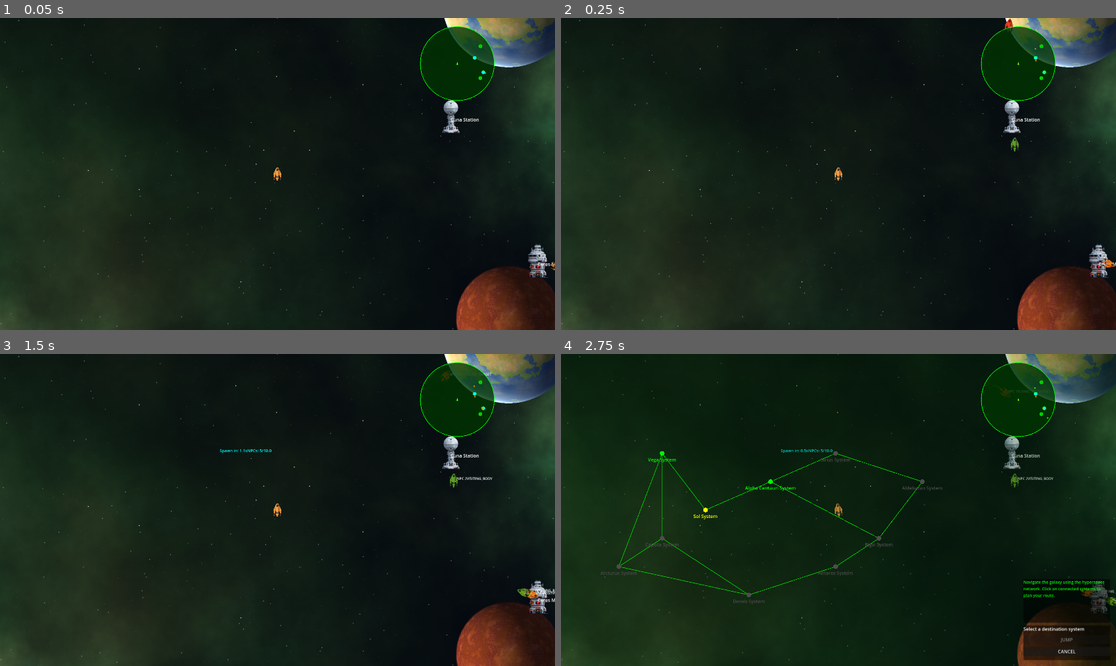
Above: before the commit, frames 1-4 (two rows, left to right).
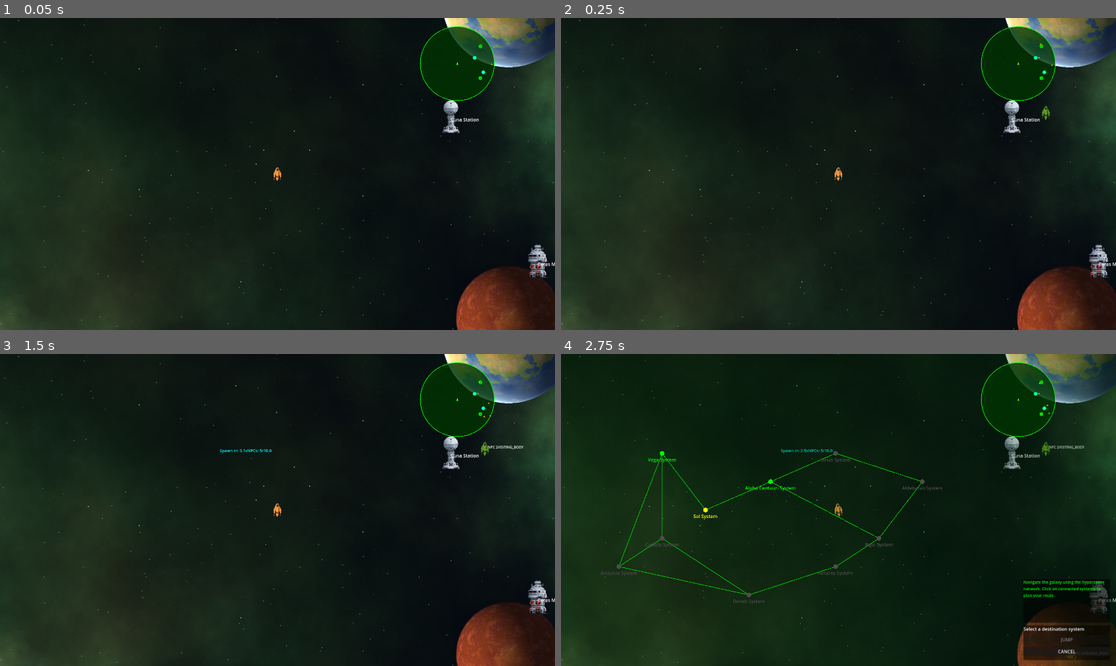
Above: after the commit, the same moments.

Repository: krets/GN_Prototype
Game: Godot game, scene res://scenes/Main.tscn
The game is run twice, just before and just after one commit, with the same random seed, the same clock (stepped at 60 frames per second) and the same inputs.
Inputs (mouse positions are in pixels of both pictures, inside the frame that each line leads up to):
- Up to frame 1 (0.05 s): no input
- Up to frame 2 (0.25 s): no input
- Up to frame 3 (1.5 s): tap Enter (ui_accept) at 0.5, 0.77 s; move the mouse to (399, 494) at 0.52 s; hold Right (turn_right) 0.53-1.25 s; hold H (hyperspace) 0.53-1.25 s; click (399, 494) at 0.67 s; click "CANCEL" at 1.25 s
- Up to frame 4 (2.75 s): move the mouse to (727, 525) at 2.02 s; hold Left (turn_left) from 2.03 s (still down); tap H (hyperspace) at 2.1 s; tap Enter (ui_accept) at 2.27 s

The runs differ from the first frame. In frame 1, less than 0.1% of the frame differs, in the area x 87-100%, y 14-81%; in frame 2, 0.2%; in frame 3, 0.4%, in the area x 43-100%, y 5-79%; in frame 4, 0.3%.

Commit message:
More reliable spawning
There is still something going wrong with the NPCs sawning at the origin especially when large amounts of NPCs are being generated. For fun, try chaning Max_NPCs in the JSON file to 1000 or higher.

Diff:
--- a/data/universe.json
+++ b/data/universe.json
@@ -7,7 +7,7 @@
 	  "background": "res://backgrounds/sol_nebula.png",
 	  "connections": ["alpha_centauri", "vega_system"],
 	  "traffic": {
-		"spawn_frequency": 1.0,
+		"spawn_frequency": 3.0,
 		"max_npcs": 10,
 		"spawn_frequency_variance": 3.0,
 		"npc_config": {
--- a/scripts/NPCShip.gd
+++ b/scripts/NPCShip.gd
@@ -84,9 +84,9 @@
 
 func randomize_ship_stats():
 	"""Add some variety to ship performance"""
-	thrust_modifier = randf_range(0.8, 1.2)
-	turn_rate_modifier = randf_range(0.8, 1.2)
-	visit_duration = randf_range(8.0, 20.0)  # Increased visit duration
+	thrust_modifier = randf_range(0.6, 1.2)
+	turn_rate_modifier = randf_range(0.6, 1.2)
+	visit_duration = randf_range(4.0, 10.0)  # Increased visit duration
 
 	# Apply modifiers
 	thrust_power *= thrust_modifier
--- a/scripts/TrafficManager.gd
+++ b/scripts/TrafficManager.gd
@@ -169,9 +169,12 @@
 		spawn_npc_mid_system(npc_ship)
 		return
 
-	# Position near the celestial body
+	# Position near the celestial body (but not exactly on it)
 	var body_pos = celestial_body.global_position
-	var offset = Vector2(randf_range(-100, 100), randf_range(-100, 100))
+	var offset_distance = randf_range(80, 150)  # Distance from the body
+	var offset_angle = randf() * TAU
+	var offset = Vector2.from_angle(offset_angle) * offset_distance
+
 	npc_ship.global_position = body_pos + offset
 	npc_ship.linear_velocity = Vector2.ZERO
 
@@ -190,12 +193,24 @@
 	# Position somewhere between system edge and the celestial body
 	var body_pos = celestial_body.global_position
 	var system_center = Vector2.ZERO
+
+	# Avoid spawning too close to system center
 	var direction_to_body = (body_pos - system_center).normalized()
-
-	# Random distance along the path
-	var distance_factor = randf_range(0.3, 0.8)
-	var planet_distance = 2000 * distance_factor
-	npc_ship.global_position = system_center + direction_to_body * planet_distance
+	var min_distance_from_center = 800.0  # Minimum distance from center
+
+	# Random distance along the path, but not too close to center
+	var distance_factor = randf_range(0.4, 0.8)  # Increased minimum from 0.3
+	var planet_distance = max(min_distance_from_center, 2000 * distance_factor)
+
+	# Calculate spawn position
+	var spawn_pos = system_center + direction_to_body * planet_distance
+
+	# Add some perpendicular offset to avoid straight lines
+	var perpendicular = Vector2(-direction_to_body.y, direction_to_body.x)
+	var side_offset = randf_range(-400, 400)
+	spawn_pos += perpendicular * side_offset
+
+	npc_ship.global_position = spawn_pos
 
 	# Set velocity toward the planet
 	var travel_speed = randf_range(200, 300)
@@ -213,11 +228,17 @@
 	var system_center = Vector2.ZERO
 	var exit_direction = Vector2(randf_range(-1, 1), randf_range(-1, 1)).normalized()
 
-	# Position somewhere in mid-system
-	var exit_distance = randf_range(800, 1500)
-	npc_ship.global_position = system_center + Vector2(randf_range(-exit_distance, exit_distance), randf_range(-exit_distance, exit_distance))
-
-	# Set velocity toward exit
+	# Position somewhere in mid-system, but avoid center
+	var min_distance = 600.0  # Minimum distance from center
+	var max_distance = 1500.0
+	var exit_distance = randf_range(min_distance, max_distance)
+
+	# Create a position that's not at the center
+	var spawn_angle = randf() * TAU
+	var spawn_offset = Vector2.from_angle(spawn_angle) * exit_distance
+	npc_ship.global_position = system_center + spawn_offset
+
+	# Set velocity toward exit (in a different direction than spawn position)
 	var travel_speed = randf_range(150, 250)
 	npc_ship.linear_velocity = exit_direction * travel_speed
 
@@ -230,12 +251,16 @@
 
 func spawn_npc_mid_system(npc_ship: NPCShip):
 	"""Spawn NPC in middle of system with random movement"""
-	# Random position in mid-system
-	var mid_distance = randf_range(500, 1200)
+	var system_center = Vector2.ZERO
+
+	# Random position in mid-system, avoiding the center
+	var min_distance = 700.0  # Minimum distance from center
+	var max_distance = 1500.0
+	var mid_distance = randf_range(min_distance, max_distance)
 	var spawn_angle = randf() * TAU
 	npc_ship.global_position = Vector2.from_angle(spawn_angle) * mid_distance
 
-	# Random velocity
+	# Random velocity in a different direction
 	var travel_speed = randf_range(100, 200)
 	var travel_angle = randf() * TAU
 	npc_ship.linear_velocity = Vector2.from_angle(travel_angle) * travel_speed
@@ -251,7 +276,7 @@
 	else:
 		# No celestial bodies, head to exit
 		var exit_direction = Vector2(randf_range(-1, 1), randf_range(-1, 1)).normalized()
-		npc_ship.target_position = exit_direction * 3500.0
+		npc_ship.target_position = system_center + exit_direction * 3500.0
 		npc_ship.current_ai_state = npc_ship.AIState.FLYING_TO_EXIT
 
 func choose_random_celestial_body() -> Node2D:
@@ -277,6 +302,12 @@
 func calculate_hyperspace_entry() -> Dictionary:
 	"""Calculate where and how an NPC should enter from hyperspace"""
 	var system_center = Vector2.ZERO
+	var player_pos = Vector2.ZERO
+
+	# Get player position for spawn distance calculations
+	var player = UniverseManager.player_ship
+	if player:
+		player_pos = player.global_position
 
 	# Choose origin system from connections
 	var current_system = UniverseManager.get_current_system()
@@ -289,8 +320,8 @@
 	# Get direction from origin system
 	var entry_direction = get_entry_direction_from_system(origin_system)
 
-	# Calculate spawn position
-	var spawn_position = system_center + entry_direction * spawn_distance
+	# Calculate spawn position with safety checks
+	var spawn_position = calculate_safe_spawn_position(system_center, player_pos, entry_direction)
 
 	# Calculate entry velocity (coming toward system center)
 	var entry_velocity = -entry_direction * randf_range(800.0, 1200.0)
@@ -300,6 +331,44 @@
 		"velocity": entry_velocity,
 		"origin_system": origin_system
 	}
+
+func calculate_safe_spawn_position(system_center: Vector2, player_pos: Vector2, preferred_direction: Vector2) -> Vector2:
+	"""Calculate a spawn position that's safe from player view and system center"""
+	var min_distance_from_center = 1500.0  # Minimum distance from system center
+	var min_distance_from_player = 1200.0  # Minimum distance from player
+	var max_attempts = 10
+
+	for attempt in range(max_attempts):
+		# Start with preferred direction (from connected system)
+		var direction = preferred_direction
+
+		# Add some randomization on later attempts
+		if attempt > 3:
+			var angle_variance = randf_range(-PI/4, PI/4)  # ±45 degrees
+			direction = direction.rotated(angle_variance)
+
+		# Use spawn_distance but ensure minimum distances
+		var distance = max(spawn_distance, min_distance_from_center + 500.0)
+		var candidate_pos = system_center + direction * distance
+
+		# Check distances
+		var distance_from_center = candidate_pos.distance_to(system_center)
+		var distance_from_player = candidate_pos.distance_to(player_pos)
+
+		if distance_from_center >= min_distance_from_center and distance_from_player >= min_distance_from_player:
+			if debug_mode:
+				print("Safe spawn found on attempt ", attempt + 1, " at distance ", distance_from_center, " from center, ", distance_from_player, " from player")
+			return candidate_pos
+
+	# Fallback: use a guaranteed safe position away from both center and player
+	var fallback_direction = (player_pos - system_center).normalized().rotated(PI)  # Opposite side from player
+	var fallback_distance = max(spawn_distance, min_distance_from_center + 1000.0)
+	var fallback_pos = system_center + fallback_direction * fallback_distance
+
+	if debug_mode:
+		print("Using fallback spawn position at distance ", fallback_distance)
+
+	return fallback_pos
 
 func get_entry_direction_from_system(origin_system: String) -> Vector2:
 	"""Get the direction an NPC should come from based on origin system"""
